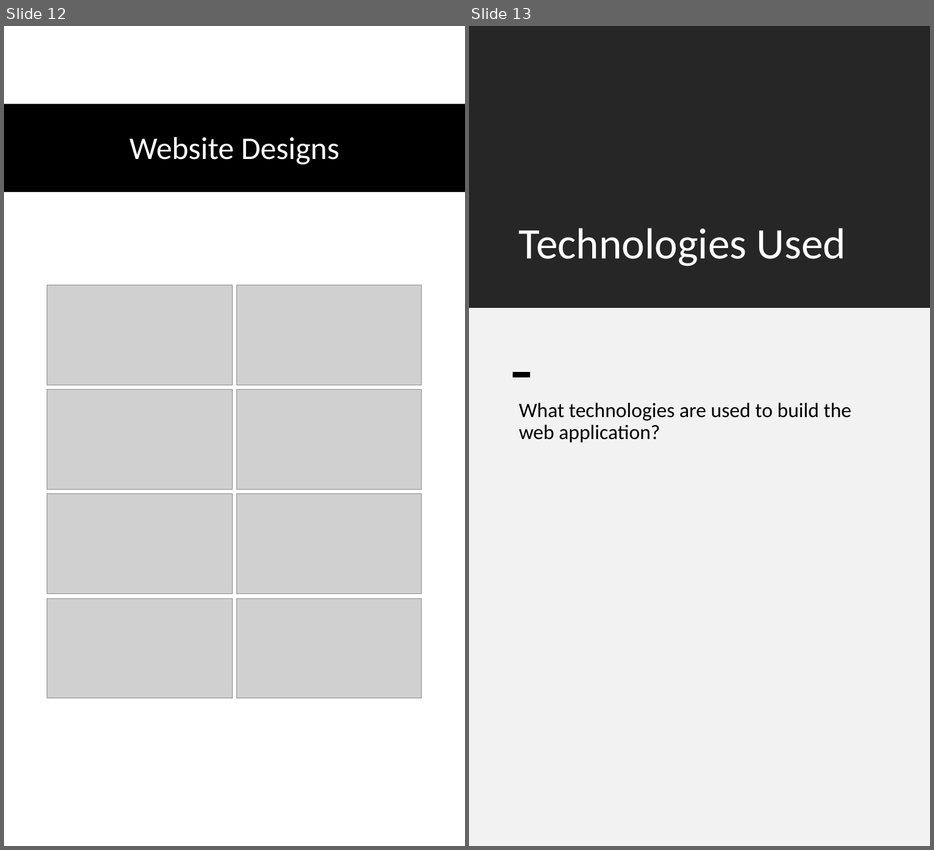
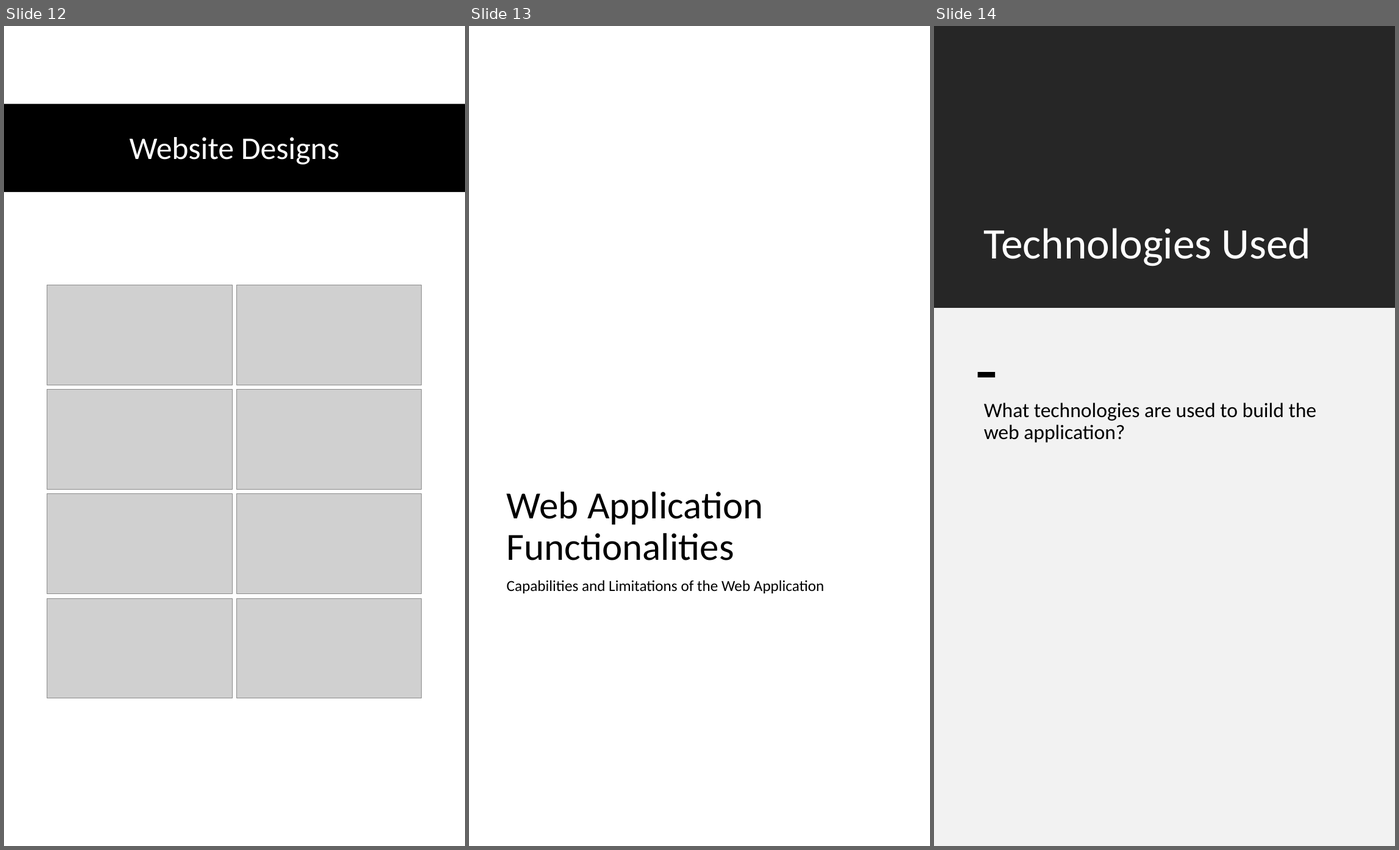
Before and after one commit to jm55/CCAPDEV-MCO, a slide deck: Documentation/MCO Design.pptx. Shown side by side, each under a label of ours: slides 12 and 13 before the commit, slides 12, 13 and 14 after it. The pictures are 934x850 and 1399x850 pixels, drawn with LibreOffice and Linux fonts; fonts in the diff are those of the drawing; grey boxes stand for pictures. Boxes give left, top, right and bottom in pixels: in the first picture for what was removed or moved away, otherwise in the second. Text is boxed around its words. In the diff, an @@ line names an element or a change of style, - is before the commit and + after.

```diff
--- a/Documentation/MCO Design.pptx
+++ b/Documentation/MCO Design.pptx
@@ slide 13 added at bbox=[469, 26, 930, 846], background #FFFFFF @@
@@ title added at bbox=[507, 491, 764, 560], 45 pt, text #000000 @@
+Web Application Functionalities
@@ text added at bbox=[507, 580, 824, 593], 18 pt, text #000000 @@
+Capabilities and Limitations of the Web Application
@@ what was slide 13 is now slide 14 @@
```
